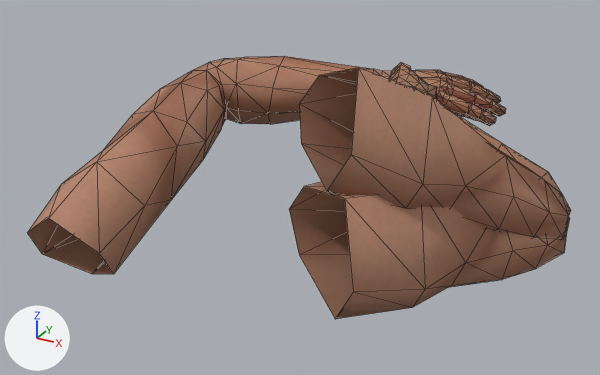
An edit to the glTF model public/models/arms.glb, drawn before and after from the same camera.
Rendered twice from a 50 mm camera at (0.41, -1.056, 0.345) aimed at (-0.054, -0.213, -0.076). Every picture has the same lights, and +X, +Y and +Z are marked at lower left. The first picture is the older version. Mesh edges are drawn as thin lines. Vertices at exactly the same position are counted once.

Objects in the first picture: 'Arm_L', 'Arm_R', 'Arm_R_Shotgun'.
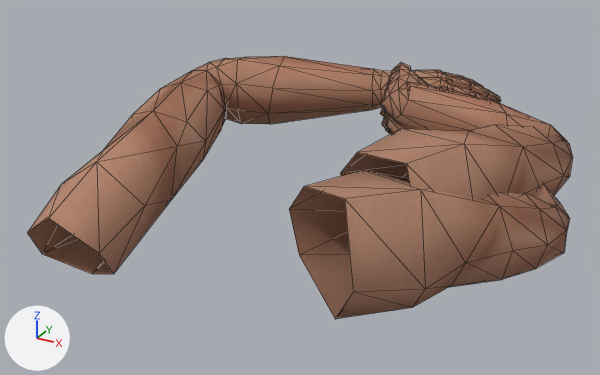
What differs and where, as boxes (x1, y1, x2, y2) in the pictures (600 x 375 px; the box of a moved part takes in the faces that stretch with it):
'Arm_R_Shotgun', reshaped: before (299, 63, 571, 240); after (340, 63, 573, 200)
part 1 of me_arm_r_shotgun, moved or reshaped: before (299, 68, 571, 240); after (340, 72, 573, 200)

Edits to the bpy script that builds the scene:
```text
Change me_arm_r_shotgun:
    used by ob_arm_r_shotgun; location = (0.0, 0.0, 0.0)
    remove me_arm_r_shotgun.from_pydata(...)  # 298 vertices, 588 faces; spans x -0.025..0.262, y -0.411..-0.001, z -0.131..0.131
    add me_arm_r_shotgun.from_pydata(...)  # 298 vertices, 588 faces; spans x -0.025..0.237, y -0.333..0.039, z -0.107..0.055
    me_arm_r_shotgun part 1: 93 of 298 vertices moved; they spanned x 0.006..0.262, y -0.411..-0.078, z -0.131..0.131 and now span x 0.011..0.237, y -0.333..0.039, z -0.107..0.048; mean shift (-0.007, 0.076, -0.005); largest move (0.232, -0.125, -0.126) -> (0.198, 0.023, -0.094)
```
